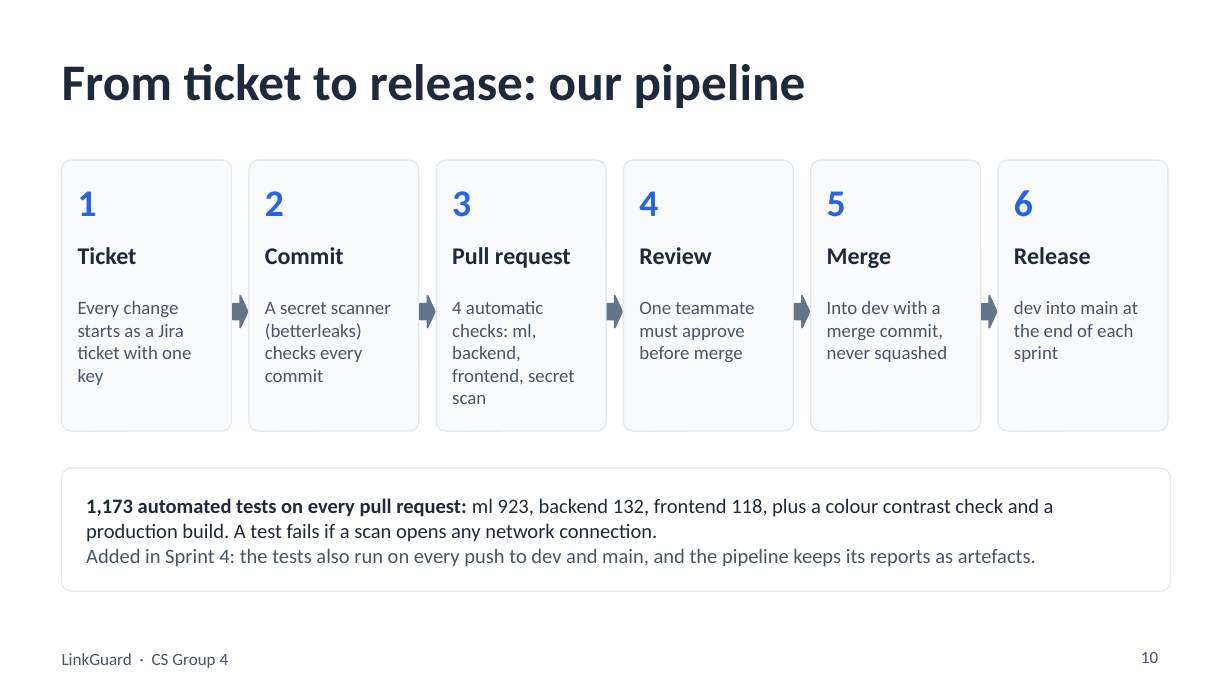
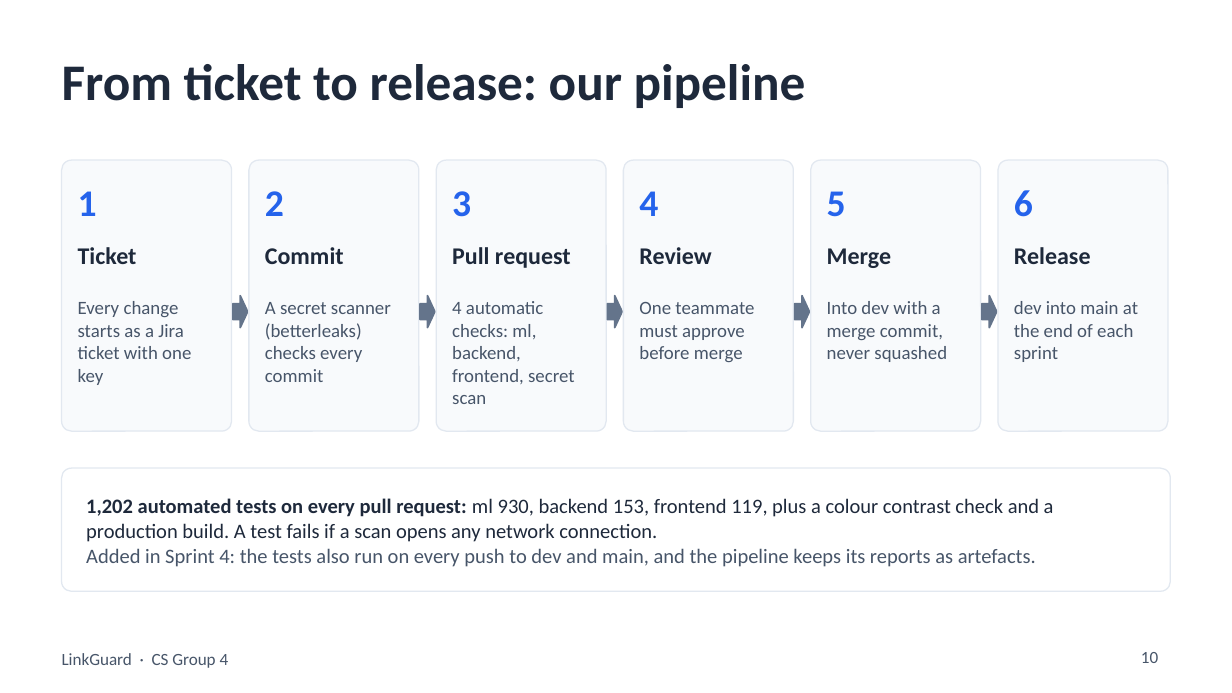
Before and after one commit to CS3-Agentic-Lender/linkguard, a slide deck: slide 10 of docs/presentation/LinkGuard-presentation.pptx. Drawn at 1232x693 pixels with LibreOffice and Linux fonts; fonts in the diff are those of the drawing. Boxes give left, top, right and bottom in pixels: in the first picture for what was removed or moved away, otherwise in the second. Text is boxed around its words. In the diff, an @@ line names an element or a change of style, - is before the commit and + after.

```diff
--- a/docs/presentation/LinkGuard-presentation.pptx
+++ b/docs/presentation/LinkGuard-presentation.pptx
@@ text at (86, 498, 1054, 542): text changed @@
-1,173 automated tests on every pull request: ml 923, backend 132, frontend 118, plus a colour contrast check and a production build. A test fails if a scan opens any network connection.
+1,202 automated tests on every pull request: ml 930, backend 153, frontend 119, plus a colour contrast check and a production build. A test fails if a scan opens any network connection.
```
Also in this commit, not shown: 1 other slide changed, 1 other file.
